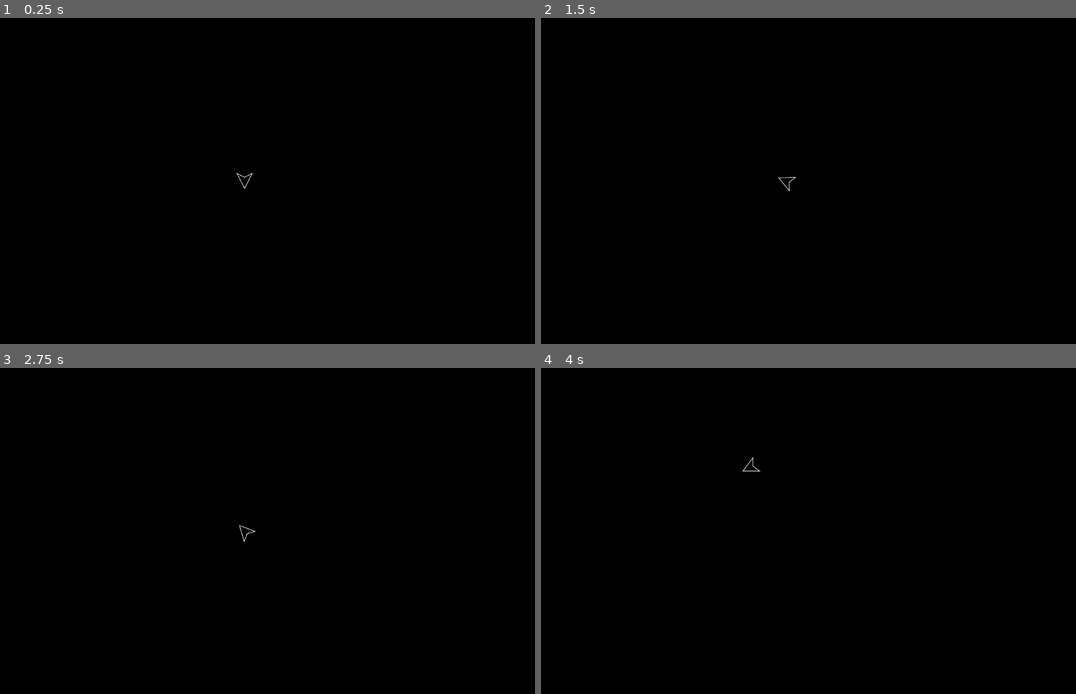
Above: before the commit, frames 1-4 (two rows, left to right).
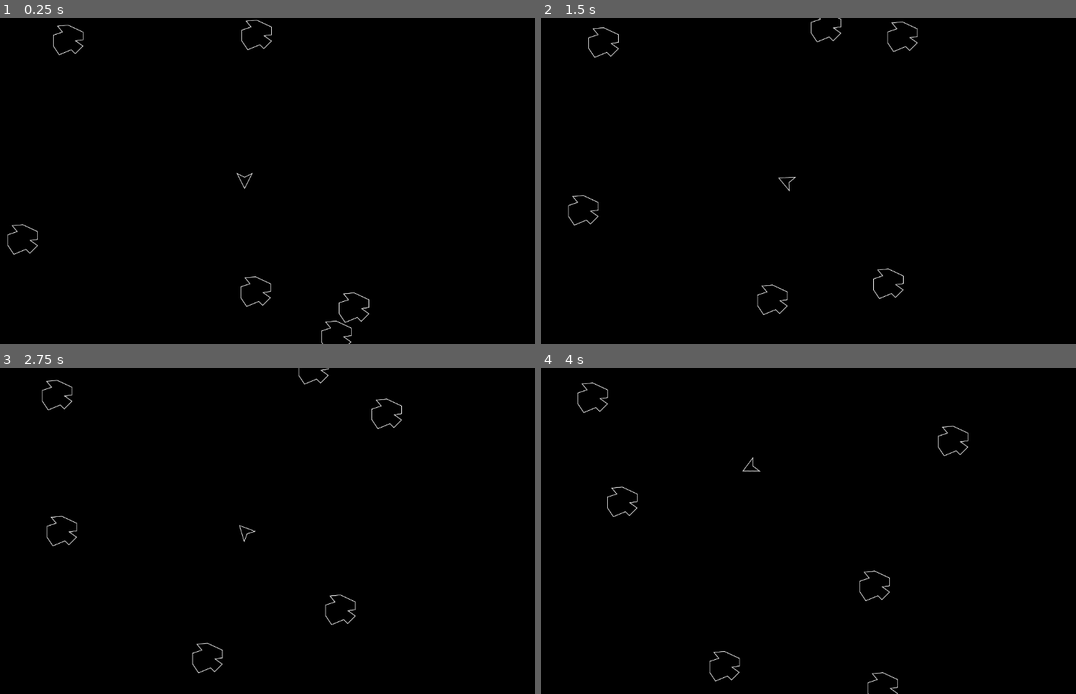
Above: after the commit, the same moments.

Repository: Aym00ane/3-Asteroids
Game: Godot game, scene res://Scenes/main.tscn
Two runs of this game, one before a commit and one after it. Both use one fixed random seed, a clock stepped at 60 frames per second and the inputs below.
Inputs:
- Up to frame 1 (0.25 s): no input
- Up to frame 2 (1.5 s): hold D (rotate_right) 0.53-1.28 s; hold A (rotate_left) from 1.28 s (still down)
- Up to frame 3 (2.75 s): release A (rotate_left) at 2.03 s; hold D (rotate_right) from 2.03 s (still down)
- Up to frame 4 (4 s): release D (rotate_right) at 2.78 s; hold W (forward) 2.78-3.53 s; hold A (rotate_left) from 3.53 s (still down)

The runs differ from the first frame. In frame 1, 0.4% of the frame differs, in the area x 1-70%, y 0-100%; in frame 2, 0.5%, in the area x 5-71%, y 0-92%; in frame 3, 0.5%; in frame 4, 0.5%.

Commit message:
spawner asteroids

Diff:
--- /dev/null
+++ b/Scenes/asteroid.tscn
@@ -0,0 +1,20 @@
+[gd_scene load_steps=5 format=3 uid="uid://mqnfu31x0jr2"]
+
+[ext_resource type="Script" path="res://Scripts/asteroid.gd" id="1_dwlr6"]
+[ext_resource type="Texture2D" uid="uid://b1bhjfm1u7v6r" path="res://Assets/Asteroid_01.png" id="2_f48gg"]
+[ext_resource type="PackedScene" uid="uid://bqq8gub8oap0c" path="res://Scenes/screen_bound_movement.tscn" id="3_l42li"]
+
+[sub_resource type="CircleShape2D" id="CircleShape2D_qv6vl"]
+radius = 64.0
+
+[node name="Asteroid" type="Area2D"]
+script = ExtResource("1_dwlr6")
+
+[node name="Sprite2D" type="Sprite2D" parent="."]
+texture = ExtResource("2_f48gg")
+
+[node name="CollisionShape2D" type="CollisionShape2D" parent="."]
+shape = SubResource("CircleShape2D_qv6vl")
+
+[node name="ScreenBoundMovement" parent="." node_paths=PackedStringArray("node") instance=ExtResource("3_l42li")]
+node = NodePath("..")
--- /dev/null
+++ b/Scenes/asteroid_spawner.tscn
@@ -0,0 +1,8 @@
+[gd_scene load_steps=3 format=3 uid="uid://b2j5e6i4scw5a"]
+
+[ext_resource type="Script" path="res://Scripts/asteroid_spawner.gd" id="1_o5o6u"]
+[ext_resource type="PackedScene" uid="uid://mqnfu31x0jr2" path="res://Scenes/asteroid.tscn" id="2_qb054"]
+
+[node name="AsteroidsSpawner" type="Node"]
+script = ExtResource("1_o5o6u")
+asteroid_scene = ExtResource("2_qb054")
--- a/Scenes/main.tscn
+++ b/Scenes/main.tscn
@@ -1,6 +1,7 @@
-[gd_scene load_steps=2 format=3 uid="uid://cipg8mwykev6t"]
+[gd_scene load_steps=3 format=3 uid="uid://cipg8mwykev6t"]
 
 [ext_resource type="PackedScene" uid="uid://dkuwogui5ihxl" path="res://Scenes/player.tscn" id="1_dx15s"]
+[ext_resource type="PackedScene" uid="uid://b2j5e6i4scw5a" path="res://Scenes/asteroid_spawner.tscn" id="2_opq6a"]
 
 [node name="Node" type="Node"]
 
@@ -8,3 +9,5 @@
 zoom = Vector2(0.5, 0.5)
 
 [node name="Player" parent="." instance=ExtResource("1_dx15s")]
+
+[node name="AsteroidsSpawner" parent="." instance=ExtResource("2_opq6a")]
--- /dev/null
+++ b/Scripts/asteroid.gd
@@ -0,0 +1,21 @@
+extends Area2D
+
+class_name Asteroid
+
+@export var speed = 100
+
+var image_array = ["res://Assets/Asteroid_01.png",
+				   "res://Assets/Asteroid_02.png",
+				   "res://Assets/Asteroid_03.png",
+				   "res://Assets/Asteroid_04.png"]
+
+var direction: Vector2
+
+func _ready():
+	var x = randf_range(-1,1)
+	var y = randf_range(-1,1)
+
+	direction = Vector2(x,y)
+
+func _process(delta):
+	position += direction * speed * delta
--- /dev/null
+++ b/Scripts/asteroid_spawner.gd
@@ -0,0 +1,35 @@
+extends Node
+class_name AsteroidsSpawner
+
+@export var asteroid_scene: PackedScene
+
+@export var count = 6
+func _ready():
+	for i in range(6):
+		var random_spawn_position = get_random_position()
+		spawn_asteroid(random_spawn_position)
+
+
+
+func get_random_position() -> Vector2:
+	var rect = get_viewport().get_visible_rect()
+	var camera = get_viewport().get_camera_2d()
+	var zoom = camera.zoom
+	var camera_position = camera.position
+	var size = rect.size / zoom
+
+	var bounds = {}
+
+	bounds.top = (camera_position.y - size.y) / 2
+	bounds.bottom = (camera_position.y + size.y) / 2
+	bounds.right = (camera_position.x + size.x) / 2
+	bounds.left = (camera_position.x - size.x) / 2
+
+	var x = randf_range(bounds.left, bounds.right)
+	var y = randf_range(bounds.top, bounds.bottom)
+	return Vector2(x,y)
+
+func spawn_asteroid(random_spawn_position):
+	var asteroid = asteroid_scene.instantiate() as Asteroid
+	get_tree().root.add_child.call_deferred(asteroid)
+	asteroid.global_position = random_spawn_position
